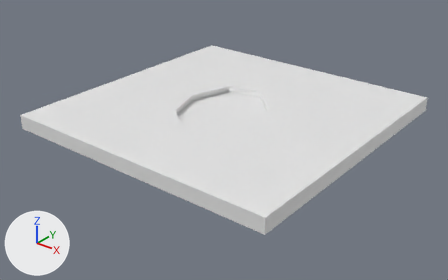
The FBX model Assets/Models/FinalModels/W3/W3_GROUND_2.fbx: old version first, new version second.
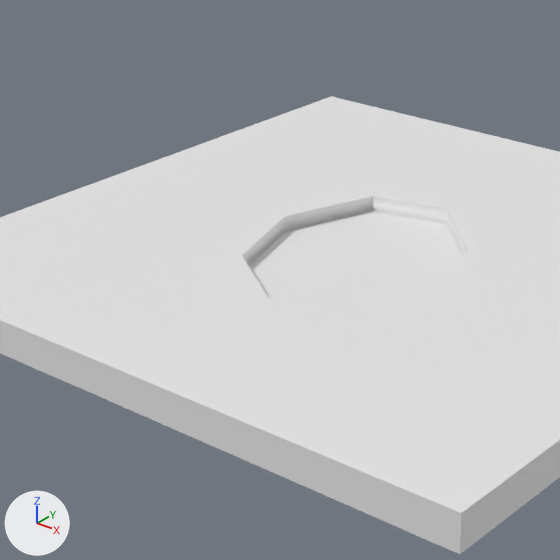
Each version is shown whole from a 50 mm camera at (89.66, -31.27, -48.68) aimed at (65.39, -0.93, -67.49), then close up on the part from 17% to 68% of the width and 2% to 85% of the height. Arrows for +X, +Y and +Z are at lower left; the lights stay in place.

The older version as bpy lines, for what is in view:
```python
me_cube_041 = bpy.data.meshes.new('Cube.041')
me_cube_041.from_pydata(...)  # 81 vertices, 88 faces; spans x -10.0..10.0, y -10.0..10.0, z -0.5..0.5
me_cube_041.materials.append(mat_w3)  # white #e7e7e7
ob_w3_ground_2 = bpy.data.objects.new('W3_GROUND_2', me_cube_041)
ob_w3_ground_2.location = (65.23, 0.0, -65.79)
```
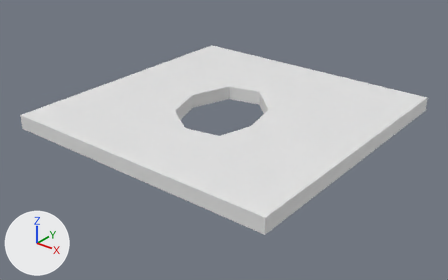
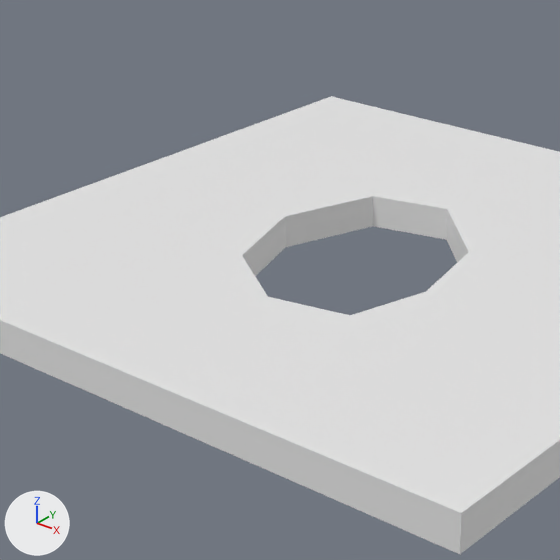
What the commit changed:
me_cube_041 is used by ob_w3_ground_2; location (65.23, 0.0, -65.79).
me_cube_041 had 81 vertices, 88 faces and spanned x -10.0..10.0, y -10.0..10.0, z -0.5..0.5.
me_cube_041 now has 72 vertices, 72 faces and spans x -10.0..10.0, y -10.0..10.0, z -0.5..0.5.
Part 1, on me_cube_041:
9 vertices are removed from x -1.5..1.3, y -2.4..1.0, z 0.0.
16 faces are deleted.

Pixel boxes (x1, y1, x2, y2) of what changed, in the close-ups (560 x 560 px):
part 1 of me_cube_041, deleted: before (249, 211, 463, 315)
